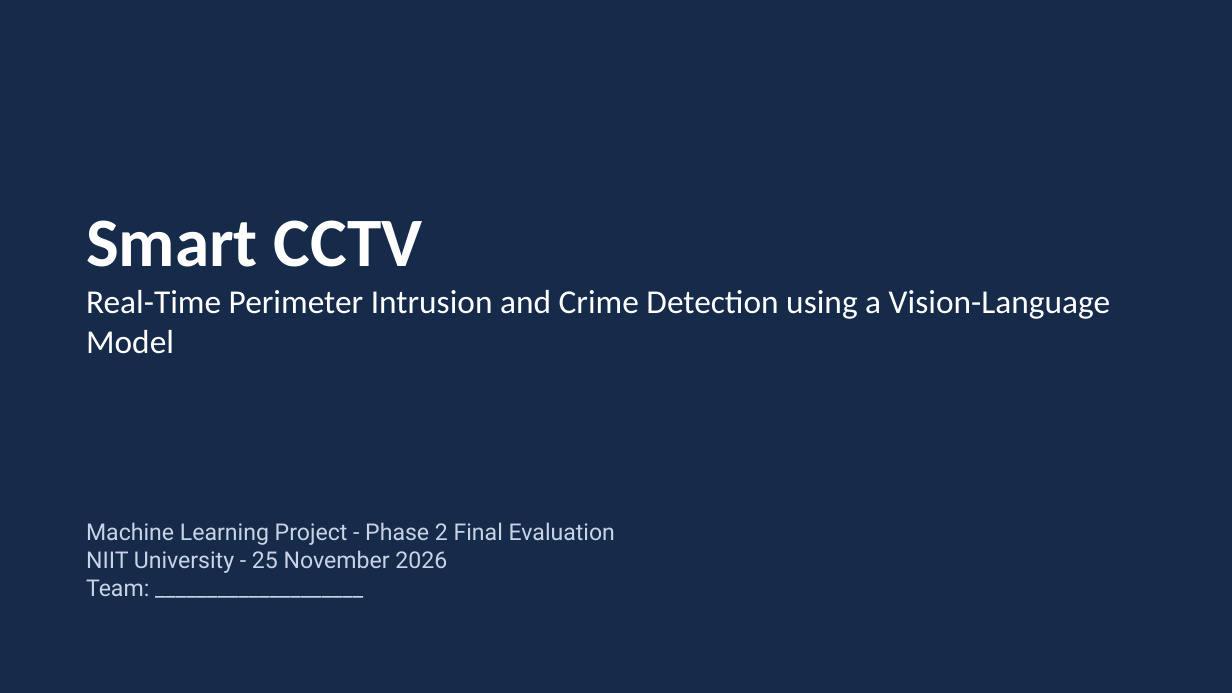
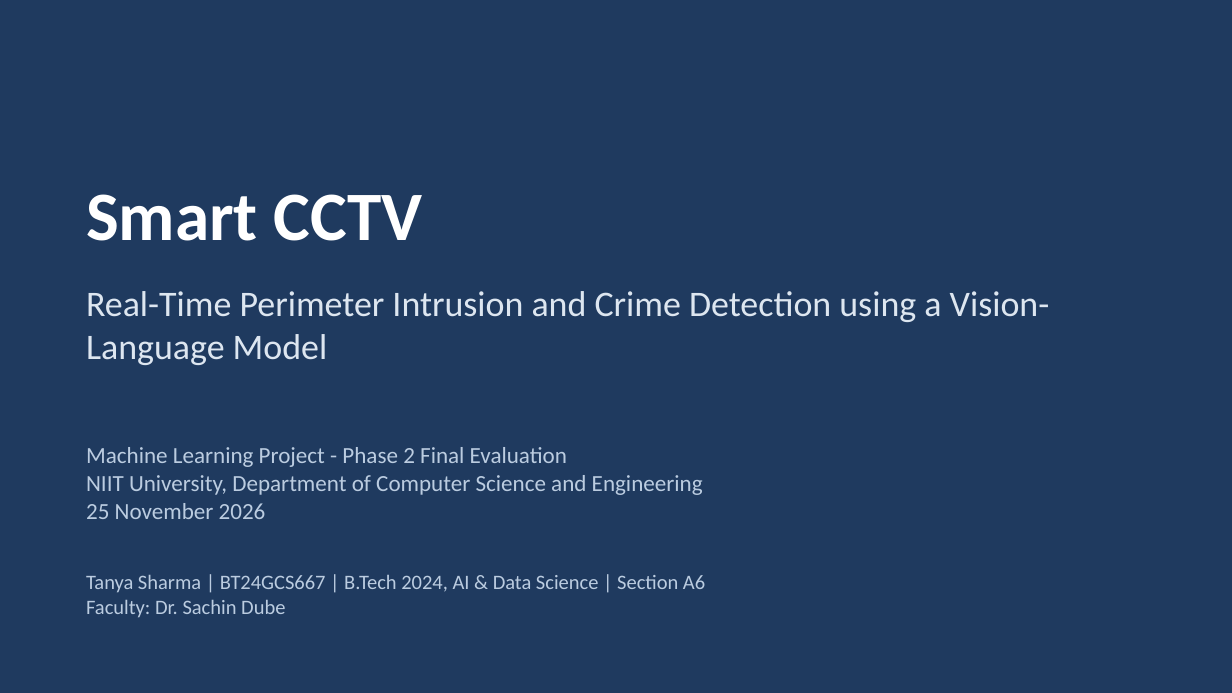
Before and after one commit to Tanya-74/SmartCCTV_Project, a slide deck: slide 1 of report/Final_Presentation.pptx. Drawn at 1232x693 pixels with LibreOffice and Linux fonts; fonts in the diff are those of the drawing. Boxes give left, top, right and bottom in pixels: in the first picture for what was removed or moved away, otherwise in the second. Text is boxed around its words. In the diff, an @@ line names an element or a change of style, - is before the commit and + after.

```diff
--- a/report/Final_Presentation.pptx
+++ b/report/Final_Presentation.pptx
@@ rectangle at [0,0,1232,693]: fill #162A4A to #1F3A5F @@
@@ text added at [86,194,423,241], 54 pt, text #FFFFFF, bold @@
+Smart CCTV
@@ text at [86,220,423,267]: paragraph removed @@
-Smart CCTV
@@ text "Real-Time Perimeter Intrusion and Crime ...": place and size @@
-text "Real-Time Perimeter Intrusion and Crime ..." at [86,220,1110,354]
+text "Real-Time Perimeter Intrusion and Crime ..." at [86,291,1050,365]
@@ text "Real-Time Perimeter Intrusion and Crime ..." at [86,291,1050,365]: size 26 to 28 pt, text colour #FFFFFF to #DDE6F0 @@
@@ text at [86,447,703,519]: text changed; font Roboto to Calibri; text colour #C8D4E6 to #BBCCE0 @@
-Machine Learning Project - Phase 2 Final Evaluation
-NIIT University - 25 November 2026
-Team: ____________________
+Machine Learning Project - Phase 2 Final Evaluation
+NIIT University, Department of Computer Science and Engineering
+25 November 2026
@@ text added at [86,575,705,618], 16 pt, text #BBCCE0 @@
+Tanya Sharma | BT24GCS667 | B.Tech 2024, AI & Data Science | Section A6
+Faculty: Dr. Sachin Dube
```
Also in this commit, not shown: 7 other slides changed, 7 slides added, 5 slides removed, 16 other files.
